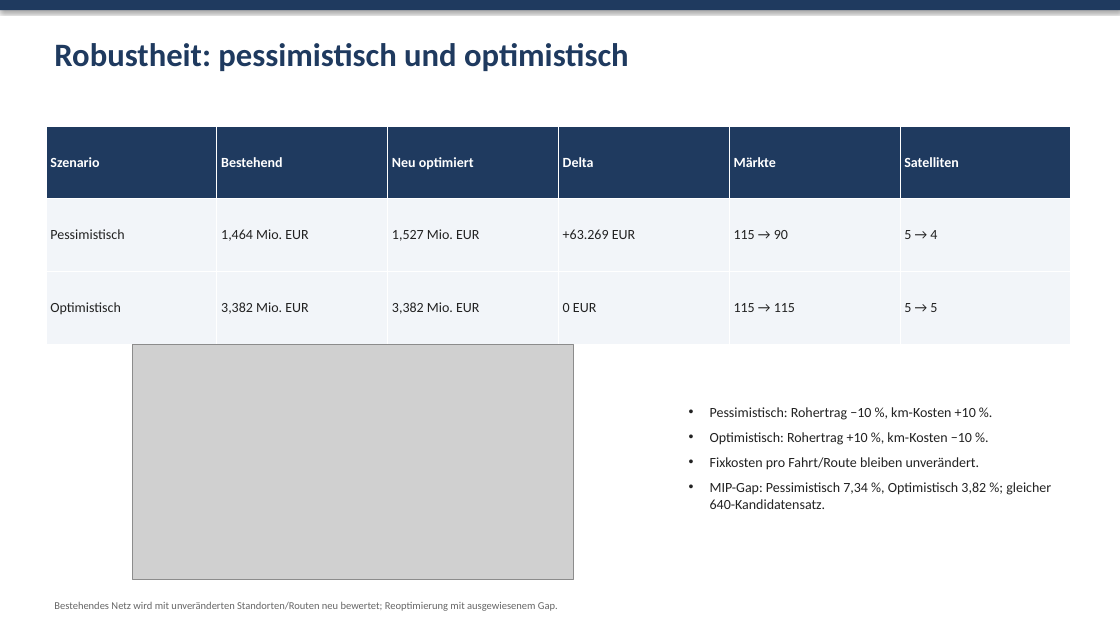
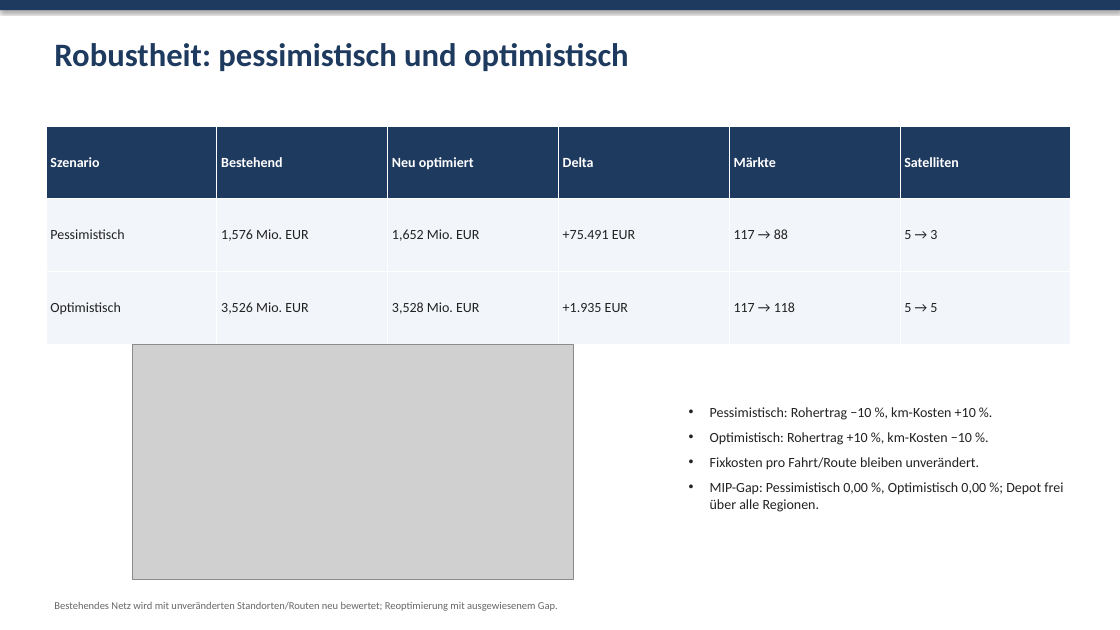
Before and after one commit to alexanderbrehm/Supply-Chain-Projekt, a slide deck: slide 10 of slides/Mini-Supermarkt-Netz.pptx. Drawn at 1120x630 pixels with LibreOffice and Linux fonts; fonts in the diff are those of the drawing; grey boxes stand for pictures. Boxes give left, top, right and bottom in pixels: in the first picture for what was removed or moved away, otherwise in the second. Text is boxed around its words. In the diff, an @@ line names an element or a change of style, - is before the commit and + after.

```diff
--- a/slides/Mini-Supermarkt-Netz.pptx
+++ b/slides/Mini-Supermarkt-Netz.pptx
@@ table at bbox=[46, 126, 1070, 344] @@
-row 2: Pessimistisch | 1,464 Mio. EUR | 1,527 Mio. EUR | +63.269 EUR | 115 → 90 | 5 → 4
+row 2: Pessimistisch | 1,576 Mio. EUR | 1,652 Mio. EUR | +75.491 EUR | 117 → 88 | 5 → 3
-row 3: Optimistisch | 3,382 Mio. EUR | 3,382 Mio. EUR | 0 EUR | 115 → 115 | 5 → 5
+row 3: Optimistisch | 3,526 Mio. EUR | 3,528 Mio. EUR | +1.935 EUR | 117 → 118 | 5 → 5
@@ text at bbox=[710, 482, 1063, 512]: text changed @@
-• MIP-Gap: Pessimistisch 7,34 %, Optimistisch 3,82 %; gleicher 640-Kandidatensatz.
+• MIP-Gap: Pessimistisch 0,00 %, Optimistisch 0,00 %; Depot frei über alle Regionen.
```
Also in this commit, not shown: 8 other slides changed, 11 other files.
